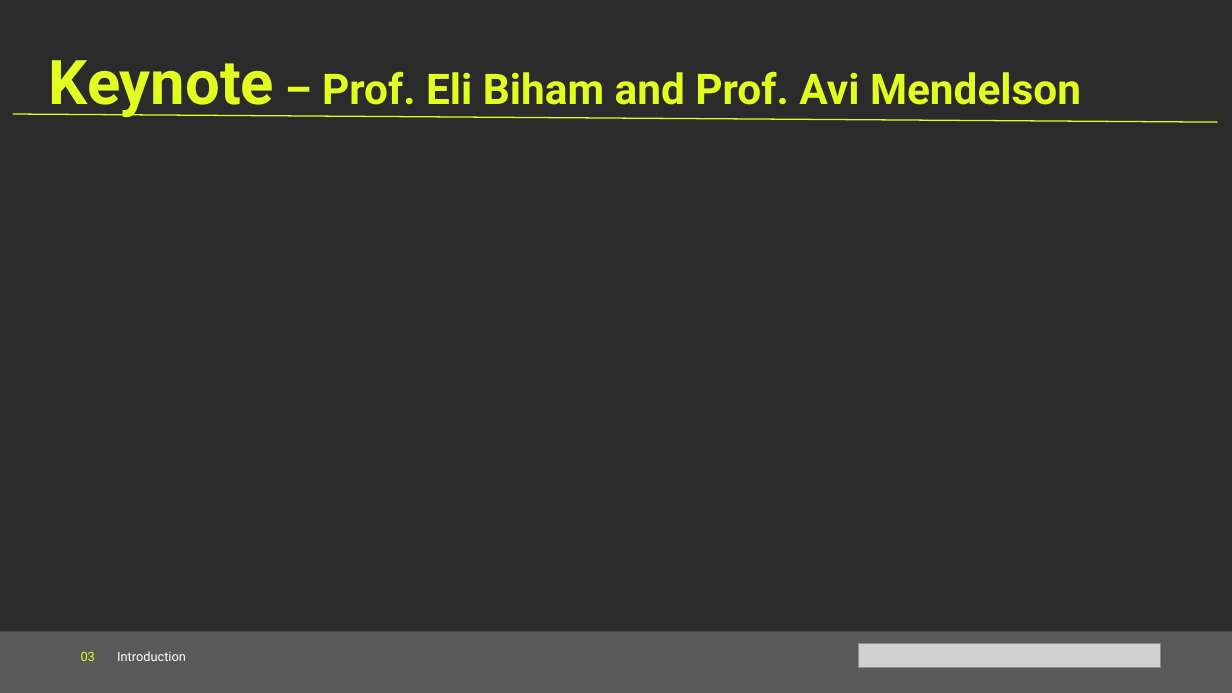
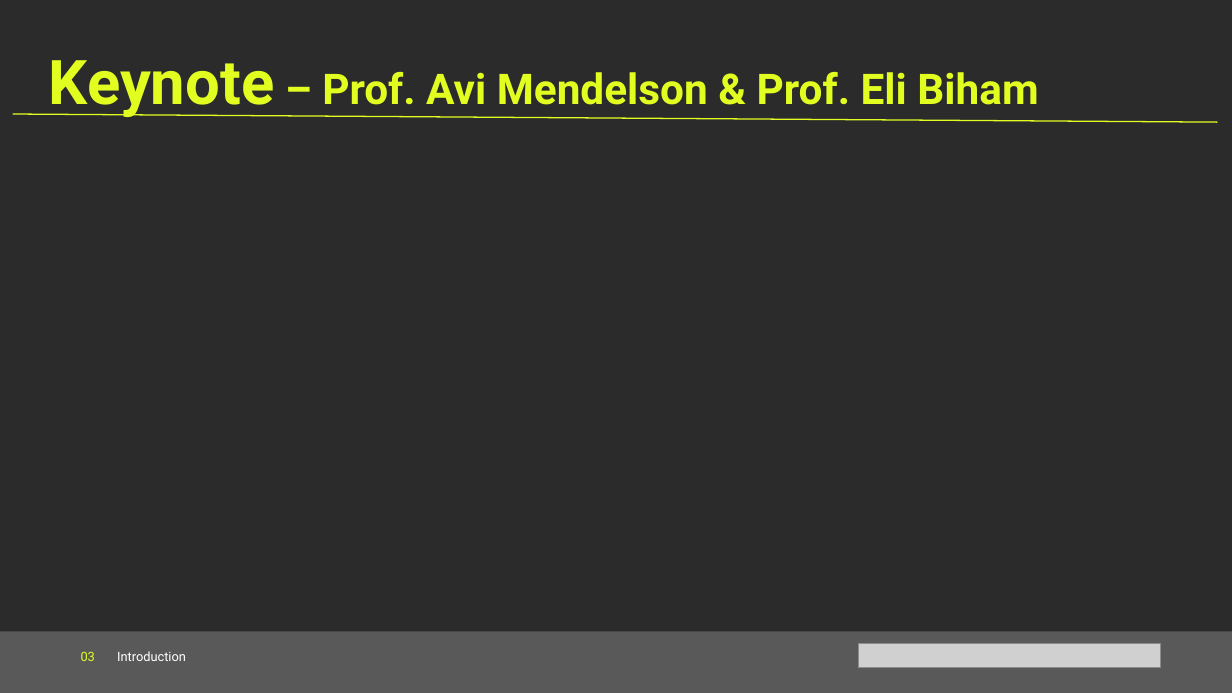
Before and after one commit to Cyanivde/technion-ctf, a slide deck: slide 6 of files/introduction.pptx. Drawn at 1232x693 pixels with LibreOffice and Linux fonts; fonts in the diff are those of the drawing; grey boxes stand for pictures; background and template pictures are left out; a plain dark background stands for a picture behind light text. Boxes give left, top, right and bottom in pixels: in the first picture for what was removed or moved away, otherwise in the second. Text is boxed around its words. In the diff, an @@ line names an element or a change of style, - is before the commit and + after.

```diff
--- a/files/introduction.pptx
+++ b/files/introduction.pptx
@@ text at box(49, 60, 1038, 117): text changed @@
-Keynote – Prof. Eli Biham and Prof. Avi Mendelson
+Keynote – Prof. Avi Mendelson & Prof. Eli Biham
```
Also in this commit, not shown: 6 other slides changed, 13 slides added, 2 other files.
